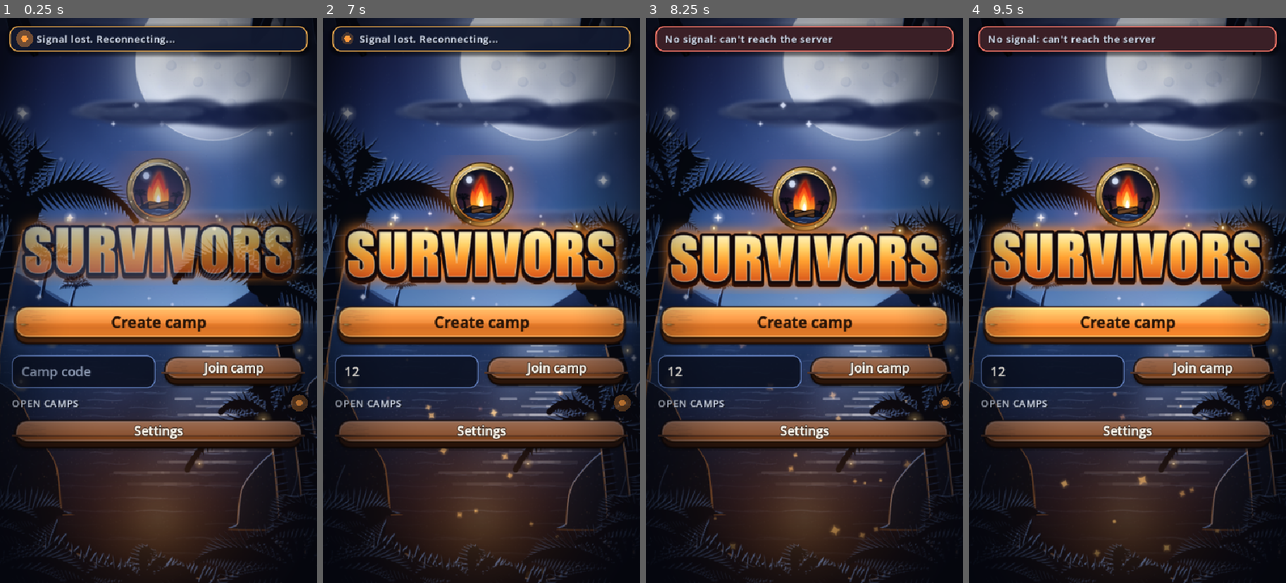
Above: before the commit, frames 1-4 (left to right).
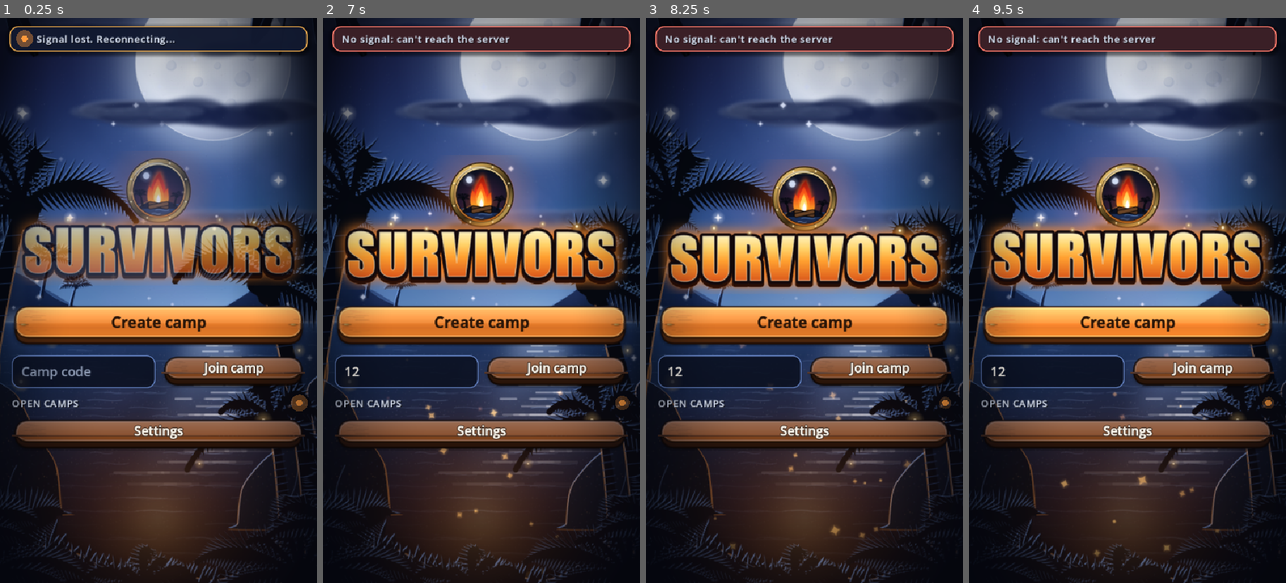
Above: after the commit, the same moments.

Repository: Corical/office-survivor
Game: Godot game, scene res://main.tscn
Two runs of this game, one before a commit and one after it. Both use one fixed random seed, a clock stepped at 60 frames per second and the inputs below.
Inputs (mouse positions are in pixels of both pictures, inside the frame that each line leads up to):
- Up to frame 1 (0.25 s): no input
- Up to frame 2 (7 s): click (405, 373) at 0.52 s; type "12" at 0.6 s; click "Create camp" at 1.25 s; click "Create camp" at 2 s; click "Create camp" at 2.75 s; move the mouse to (551, 272) at 3.52 s; click (551, 272) at 3.67 s; drag from (418, 328) to (465, 413) at 4.27 s; move the mouse to (513, 176) at 5.02 s; click (513, 176) at 5.17 s; drag from (465, 413) to (386, 215) at 5.77 s; move the mouse to (576, 385) at 6.52 s; click (576, 385) at 6.67 s
- Up to frame 3 (8.25 s): drag from (709, 215) to (756, 159) at 7.27 s; move the mouse to (820, 300) at 8.02 s; click (820, 300) at 8.17 s
- Up to frame 4 (9.5 s): drag from (1079, 159) to (1064, 328) at 8.77 s

The runs differ from the first frame. In frame 1, less than 0.1% of the frame differs, in the area x 92-95%, y 66-68%; in frame 2, 4.1%, in the area x 2-98%, y 1-70%; in frame 3, less than 0.1%; in frame 4, less than 0.1%.

Commit message:
🔌 fix: the title says why you were disconnected, and the resume button names the camp (stranger pass 7)
The taken_over / too_big / flapping notice was emitted before the title screen existed, so the player saw only a red Disconnected and the real reason sat in the log. The title now reads the terminal reason from state. The resume button shows the camp code (capped at 12 characters) so two devices fighting over a seat are at least explained. Tests: title built after the kick, each reason, reason cleared on the next action, upgrade reason not dumped on the title, hostile room code.

Co-Authored-By: Claude Sonnet 5.5 <noreply@anthropic.com>
Claude-Session: https://claude.ai/code/session_01K6nrEBpN4FLdJ6qPP67z4p

Diff:
--- a/godot/core/ui_keys.gd
+++ b/godot/core/ui_keys.gd
@@ -18,7 +18,7 @@
 	"ui.net.connecting", "ui.net.online", "ui.net.reconnecting", "ui.net.unreachable", "ui.net.offline", "ui.net.stopped",
 	"notice.seat_gone", "notice.taken_over", "notice.too_big", "notice.flapping", "notice.upgrade_required",
 	"notice.invalid", "notice.unknown", "notice.generic", "notice.no_server_url", "notice.locked", "notice.in_flight",
-	"notice.camp_unavailable", "notice.room_full", "notice.room_started", "notice.room_gone",
+	"notice.camp_unavailable", "notice.room_full", "notice.room_started", "notice.room_gone", "ui.resume_code",
 ]
 
 ## Notice codes the client itself raises that have a word of their own; everything else uses `notice.generic` with the
--- a/godot/screens/title_screen.gd
+++ b/godot/screens/title_screen.gd
@@ -3,6 +3,10 @@
 ## Create a room, join one by code, resume a stored seat, and set the server address. Builds only from Feed.status()
 ## and talks only through Intents. The logo bobs and glows, the buttons are chunky and bounce when pressed, and the whole
 ## menu pops in the first time it appears (all of it from the theme's art and effect settings, none of it required).
+
+## Reasons a connection can end while the seat is kept: the title explains them (an upgrade has its own screen).
+const TERMINAL_ON_TITLE := ["taken_over", "too_big", "flapping"]
+const MAX_CODE_SHOWN := 12          # real codes are 4 letters; a button must never grow with a hostile one
 
 var _notice := ""
 var _code_text := ""
@@ -53,12 +57,19 @@
 	menu.add_child(title)
 	if title.visible:
 		entries.append(title)
-	if _notice != "":
-		var note := Ui.label(_notice, "notice")
+	var said := _notice
+	if said == "" and st.terminal in TERMINAL_ON_TITLE:
+		# The notice for this was emitted when the connection ended, before this screen existed. The reason is state, so
+		# read it from there: the player must be able to see why they were disconnected, not just that they were.
+		said = Words.render("notice." + st.terminal)
+	if said != "":
+		var note := Ui.label(said, "notice")
 		note.horizontal_alignment = HORIZONTAL_ALIGNMENT_CENTER
 		menu.add_child(note)
 	if st.has_seat:
-		var resume := Ui.button(Words.render("ui.resume"), "resume", func(): _show(Intents.resume()), false, "PrimaryButton")
+		var code_tag := str(st.room_code).left(MAX_CODE_SHOWN)
+		var resume_label := Words.render("ui.resume_code", {"code": code_tag}) if code_tag != "" else Words.render("ui.resume")
+		var resume := Ui.button(resume_label, "resume", func(): _show(Intents.resume()), false, "PrimaryButton")
 		menu.add_child(resume)
 		entries.append(resume)
 	var create := Ui.button(Words.render("ui.create_room"), "create", func(): _on_create(), false, "PrimaryButton")
--- a/godot/tests/test_screens.gd
+++ b/godot/tests/test_screens.gd
@@ -517,3 +517,73 @@
 			o = c
 	eq(o.mouse_filter, Control.MOUSE_FILTER_IGNORE, "overlay container ignores the mouse")
 	eq((Ui.find(r, "net_banner") as Label).mouse_filter, Control.MOUSE_FILTER_IGNORE, "banner ignores the mouse")
+
+
+# ---------------- why the connection ended is still there when the title appears (stranger pass #7) ----------------
+
+func _title_text(s: Control) -> String:
+	return " | ".join(Ui.texts(s))
+
+
+## The notice is emitted when the connection ends, a moment BEFORE the title exists; the reason must be read from state.
+func test_a_title_that_appears_after_being_kicked_still_says_why() -> void:
+	go_online()
+	give_seat("tok", "ABCD", true)
+	fake.server_send({"t": "error", "code": "taken_over", "message": "This seat was opened on another device."})
+	eq(Session.terminal_reason, "taken_over", "the connection ended for that reason")
+	var s := mount(TitleScreen)                            # built AFTER the notice went out
+	check("another device" in _title_text(s), "the title tells the player why: %s" % _title_text(s))
+	var n := Ui.find(s, "notice")
+	check(n != null, "there is a notice label")
+	if n != null:
+		check((n as Label).text.count("another device") == 1, "once, not twice")
+
+
+func test_every_terminal_reason_that_keeps_the_seat_is_explained_on_the_title() -> void:
+	for pair in [["too_big", 0], ["flapping", 0]]:
+		setup()
+		go_online()
+		give_seat("tok", "ABCD", true)
+		Session._on_terminal(pair[0])                      # how Net reports a connection that cannot be fixed by retrying
+		eq(Session.terminal_reason, pair[0], "%s: the reason is held as state" % pair[0])
+		var s := mount(TitleScreen)
+		var n := Ui.find(s, "notice")
+		check(n != null, "%s: something is said" % pair[0])
+		if n != null:
+			check((n as Label).text != "" and not ("notice." in (n as Label).text), "%s: in words, not a key: %s" % [pair[0], (n as Label).text])
+
+
+func test_the_reason_goes_away_when_the_player_acts_again() -> void:
+	go_online()
+	give_seat("tok", "ABCD", true)
+	fake.server_send({"t": "error", "code": "taken_over", "message": "x"})
+	var s := mount(TitleScreen)
+	check(Ui.find(s, "notice") != null, "shown after the kick")
+	Session.begin("create_room")                           # the player taps Create: a fresh start
+	eq(Session.terminal_reason, "", "the reason is cleared")
+	var t2 := mount(TitleScreen)
+	check(Ui.find(t2, "notice") == null, "and a title built after that does not repeat it")
+
+
+func test_the_upgrade_reason_is_not_dumped_on_the_title() -> void:
+	go_online()
+	Session.terminal_reason = "upgrade_required"
+	var s := mount(TitleScreen)
+	check(Ui.find(s, "notice") == null, "the upgrade screen owns that message")
+
+
+func test_the_resume_button_names_the_camp_and_survives_a_hostile_code() -> void:
+	go_online()
+	give_seat("tok", "KXQM", true)
+	Session.back_to_title()
+	var s := mount(TitleScreen)
+	var b := Ui.find(s, "resume") as Button
+	check(b != null and "KXQM" in b.text, "names the camp: %s" % (b.text if b else "no button"))
+	Session.room_code = "X".repeat(10000)
+	var t2 := mount(TitleScreen)
+	var b2 := Ui.find(t2, "resume") as Button
+	check(b2 != null and b2.text.length() < 80, "a huge code cannot blow up the button: %d chars" % (b2.text.length() if b2 else -1))
+	Session.room_code = ""
+	var t3 := mount(TitleScreen)
+	var b3 := Ui.find(t3, "resume") as Button
+	check(b3 != null and b3.text != "" and not ("{" in b3.text), "no code: the plain label, no stray slot: %s" % (b3.text if b3 else ""))
Not shown, changed: godot/themes/flash/words.po
Not shown, changed: godot/themes/placeholder/words.po
Not shown, changed: godot/tools/gen_flash_words.py
Not shown, changed: godot/tools/gen_placeholder_words.py
